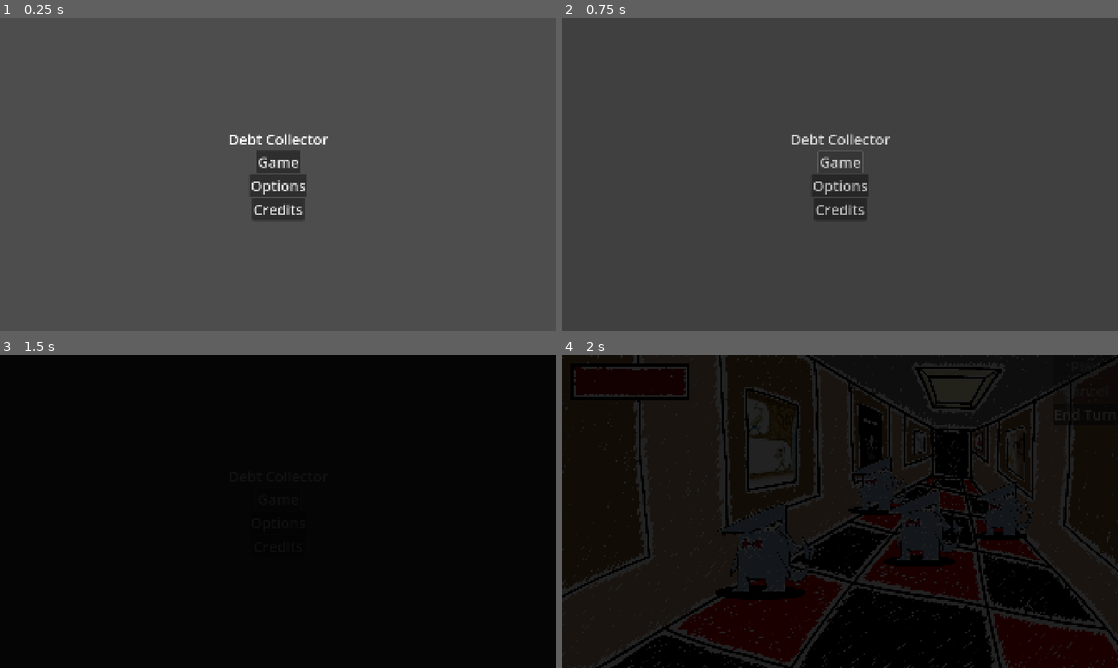
Above: before the commit, frames 1-4 (two rows, left to right).
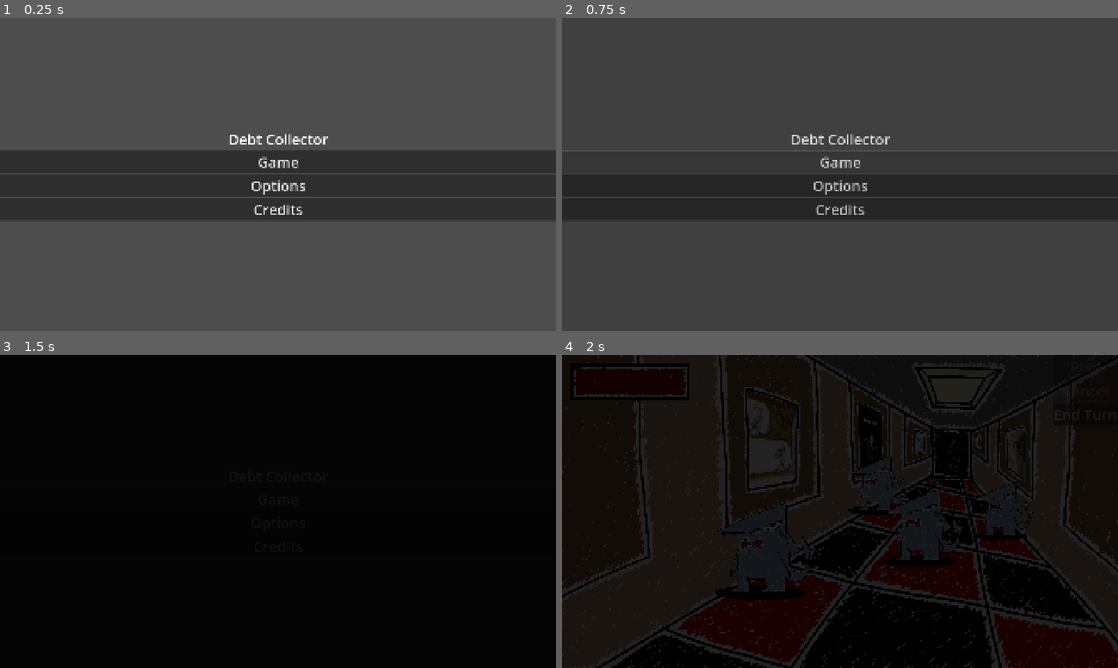
Above: after the commit, the same moments.

Repository: nonagaga/MJ193
Game: Godot game, scene res://Scenes/scene_manager.tscn
Same seed, same stepped clock (60 frames per second), same inputs: the game is played once before the commit and once after it. Sound files missing from this copy of the repository are replaced by a short silence.
Inputs:
- Up to frame 1 (0.25 s): no input
- Up to frame 2 (0.75 s): click "Game" at 0.5 s
- Up to frame 3 (1.5 s): click "Game" at 1.25 s
- Up to frame 4 (2 s): no input

The runs differ from the first frame. In frame 1, 19% of the frame differs, in the area x 0-100%, y 42-65%; in frame 2, 13%; in frame 3, less than 0.1%; in frame 4, nothing differs.

Commit message:
all the menu buttons are now the same size

Diff:
--- a/UI/Menu/main_menu.tscn
+++ b/UI/Menu/main_menu.tscn
@@ -34,19 +34,18 @@
 
 [node name="Start" type="Button" parent="VBoxContainer/VBoxContainer"]
 layout_mode = 2
-size_flags_horizontal = 4
+size_flags_horizontal = 5
 theme_override_font_sizes/font_size = 50
 text = "Game"
 
 [node name="Options" type="Button" parent="VBoxContainer/VBoxContainer"]
 layout_mode = 2
-size_flags_horizontal = 4
 theme_override_font_sizes/font_size = 50
 text = "Options"
 
 [node name="Credits" type="Button" parent="VBoxContainer/VBoxContainer"]
 layout_mode = 2
-size_flags_horizontal = 4
+size_flags_horizontal = 5
 theme_override_font_sizes/font_size = 50
 text = "Credits"
 
